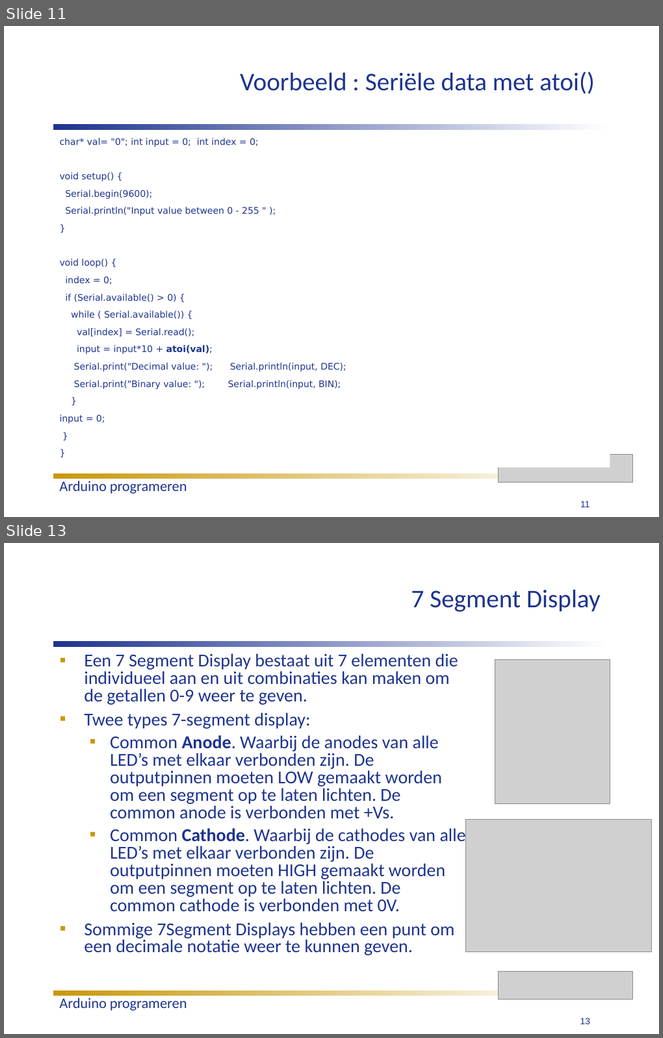
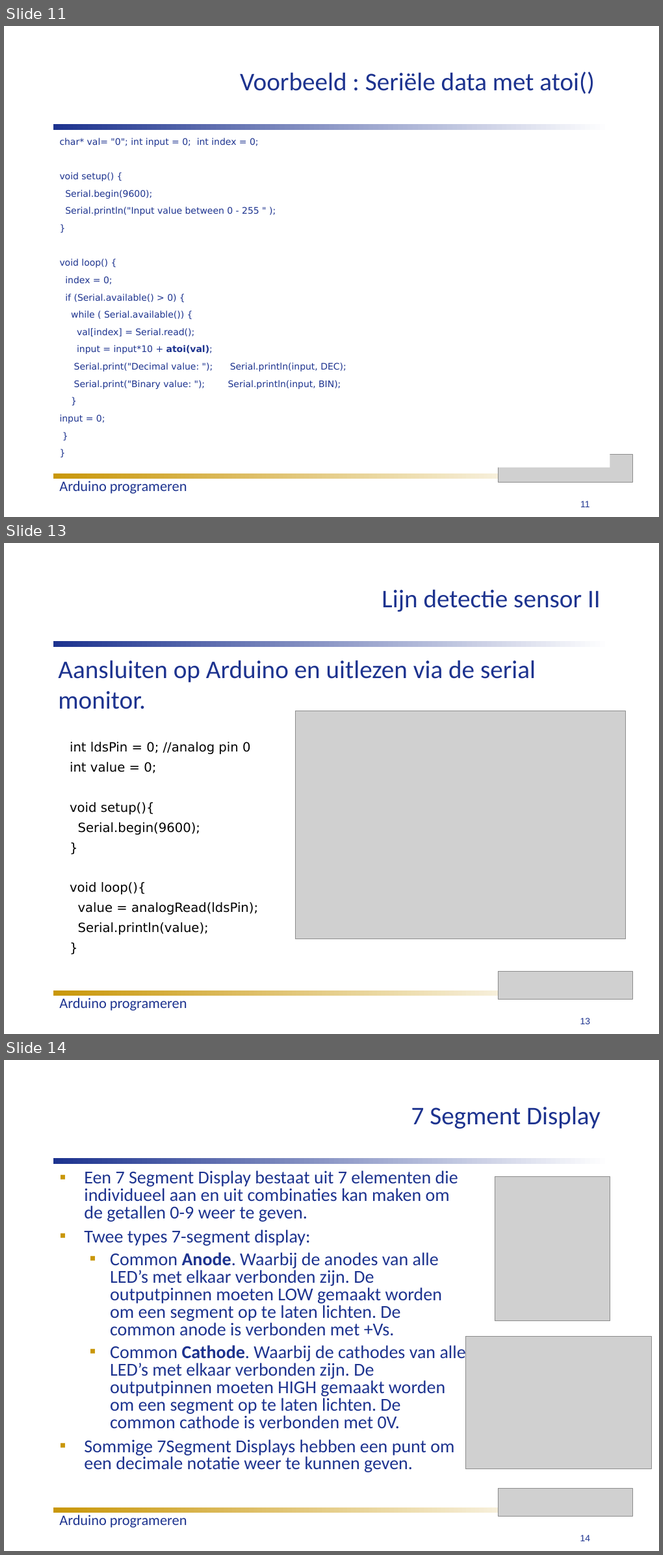
Before and after one commit to humiq/Greendevelopment, a slide deck: trunk/documents/Colleges/ISIROB College 4.ppt. Shown one above the other, each under a label of ours: slides 11 and 13 before the commit, slides 11, 13 and 14 after it; the slides between them are not shown. The pictures are 663x1038 and 663x1555 pixels, drawn with LibreOffice and Linux fonts; fonts in the diff are those of the drawing; grey boxes stand for pictures. Boxes give left, top, right and bottom in pixels: in the first picture for what was removed or moved away, otherwise in the second. Text is boxed around its words. In the diff, an @@ line names an element or a change of style, - is before the commit and + after.

Commit message:
Updated line detection Sensor example.

```diff
--- a/trunk/documents/Colleges/ISIROB College 4.ppt
+++ b/trunk/documents/Colleges/ISIROB College 4.ppt
@@ slide 13 added at box(4, 543, 659, 1034), background #FFFFFF @@
@@ title added at box(382, 589, 601, 612), 28 pt, text #1D338F @@
+Lijn detectie sensor II
@@ rectangle added at box(53, 641, 610, 646), fill gradient #1D338F to #FFFFFF @@
@@ text added at box(58, 660, 536, 709), 28 pt, text #1D338F @@
+Aansluiten op Arduino en uitlezen via de serial monitor.
@@ picture added at box(296, 711, 626, 939) @@
@@ text added at box(70, 742, 258, 935), 14 pt, text #000000 @@
+int ldsPin = 0; //analog pin 0
+int value = 0;
+void setup(){
+Serial.begin(9600);
+}
+void loop(){
+value = analogRead(ldsPin);
+Serial.println(value);
+}
@@ picture added at box(498, 971, 633, 1000) @@
@@ rectangle added at box(53, 990, 577, 996), fill gradient #C99709 to #FFFFFF @@
@@ text added at box(59, 998, 187, 1011), 16 pt, text #1D338F @@
+Arduino programeren
@@ page number added at box(581, 1018, 591, 1025), 10 pt, text #1D338F @@
+13
@@ what was slide 13 is now slide 14 @@
@@ page number at box(581, 1535, 591, 1542): text changed @@
-13
+14
```
Also in this commit, not shown: 2 slides changed.
